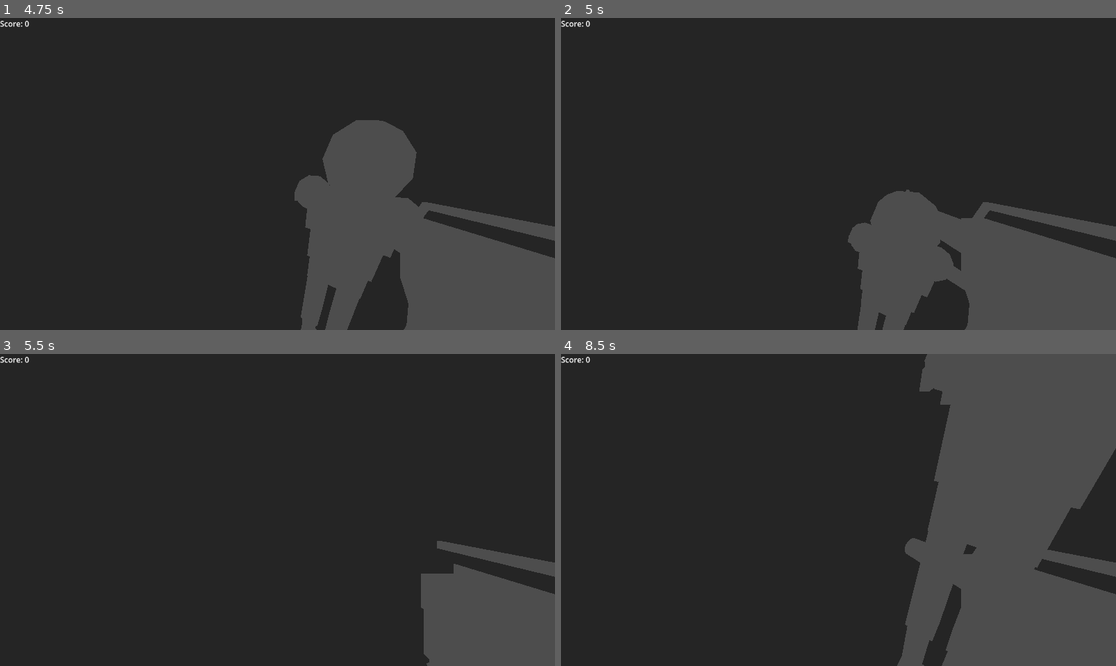
Above: before the commit, frames 1-4 (two rows, left to right).
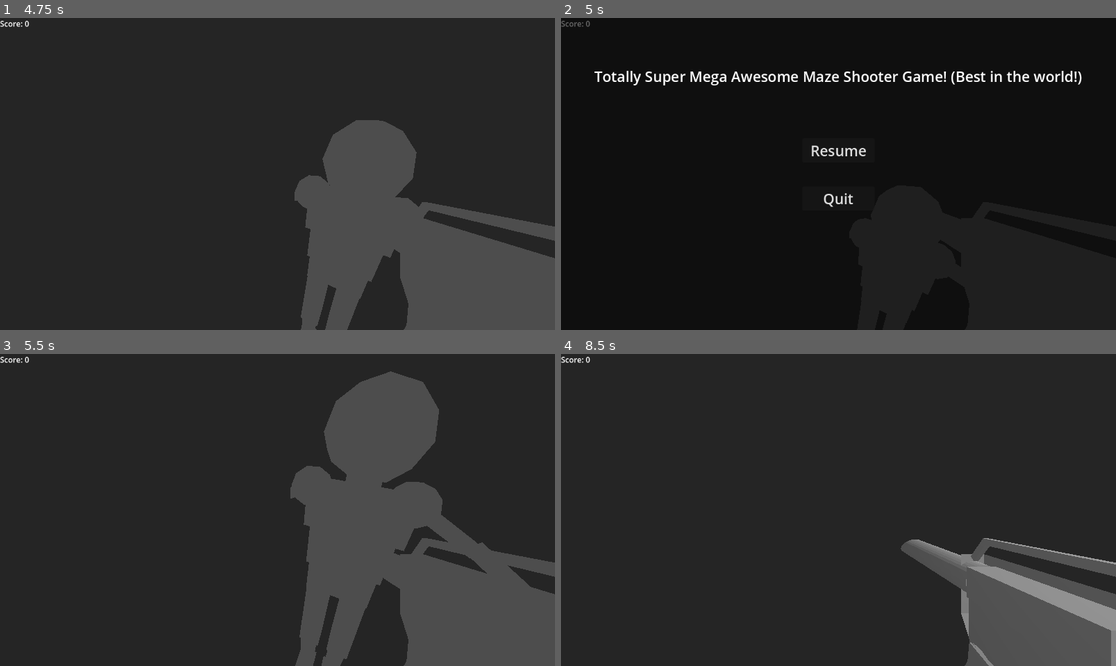
Above: after the commit, the same moments.

Repository: PrestonBrown1/3D-Game
Game: Godot game, scene res://UI/main_menu.tscn
The game is run twice, just before and just after one commit, with the same random seed, the same clock (stepped at 60 frames per second) and the same inputs.
Inputs (mouse positions are in pixels of both pictures, inside the frame that each line leads up to):
- Up to frame 1 (4.75 s): click "Play" at 0.5 s; move the mouse to (305, 174) at 1.27 s; hold W (Forward) from 1.28 s (still down); click (305, 174) at 1.35 s; tap Space (Jump) at 1.52, 2.27, 3.5, 3.77, 4.52 s; move the mouse to (249, 174) at 2.02 s; click (249, 174) at 2.1 s; tap Enter at 2.75 s; move the mouse to (288, 167) at 2.77 s; click (288, 167) at 2.85 s; move the mouse to (271, 180) at 3.52 s; click (271, 180) at 3.6 s; move the mouse to (316, 177) at 4.27 s; click (316, 177) at 4.35 s
- Up to frame 2 (5 s): keep holding W (Forward); tap Escape (Menu) at 4.9 s
- Up to frame 3 (5.5 s): release W (Forward) at 5 s; click (277, 485) at 5 s, where only the run after the commit has a clickable "Resume"
- Up to frame 4 (8.5 s): move the mouse to (794, 506) at 5.77 s; hold W (Forward) 5.78-7.28 s; click (794, 506) at 5.85 s; tap Space (Jump) at 6.02, 7.52, 8.27 s; move the mouse to (844, 510) at 6.52 s; click (844, 510) at 6.6 s; tap Enter at 7.25 s; move the mouse to (816, 503) at 7.27 s; hold D (Right) 7.28-8.03 s; click (816, 503) at 7.35 s; move the mouse to (866, 510) at 8.02 s; hold W (Forward) from 8.03 s (still down); click (866, 510) at 8.1 s

Frame 1 is identical in both runs. In frame 2, 17% of the frame differs, in the area x 0-100%, y 0-100%; in frame 3, 17%; in frame 4, 23%, in the area x 60-100%, y 0-100%.

Commit message:
Adding Pause Menu

Diff:
--- a/Player/player.gd
+++ b/Player/player.gd
@@ -18,13 +18,14 @@
 
 func _unhandled_input(event):
 	# if the mouse has moved
-	if event is InputEventMouseMotion:
-		# up-down motion, applied to the $Pivot
-		$Camera3D.rotate_x(-event.relative.y * MOUSE_SENSITIVITY)
-		# make sure we can't look inside ourselves :)
-		$Camera3D.rotation.x = clamp($Camera3D.rotation.x, -MOUSE_RANGE, MOUSE_RANGE)
-		# left-right motion, applied to the Player
-		rotate_y(-event.relative.x * MOUSE_SENSITIVITY)
+	if get_tree().paused == false:
+		if event is InputEventMouseMotion:
+			# up-down motion, applied to the $Pivot
+			$Camera3D.rotate_x(-event.relative.y * MOUSE_SENSITIVITY)
+			# make sure we can't look inside ourselves :)
+			$Camera3D.rotation.x = clamp($Camera3D.rotation.x, -MOUSE_RANGE, MOUSE_RANGE)
+			# left-right motion, applied to the Player
+			rotate_y(-event.relative.x * MOUSE_SENSITIVITY)
 
 func _physics_process(delta):
 	# Add the gravity.
@@ -55,6 +56,13 @@
 		newBullet.global_position = $Camera3D/BulletPos.global_position
 		projectiles.add_child(newBullet)
 
+	#Handling Pausing
+	if Input.is_action_just_pressed("Menu"):
+		get_tree().paused = true
+		var pauseMenu = get_node("/root/Game/Pause Menu")
+		pauseMenu.show()
+		Input.mouse_mode = Input.MOUSE_MODE_VISIBLE
+
 func damage(d):
 	health -= d
 	if health <= 0:
--- /dev/null
+++ b/UI/Pause Menu.gd
@@ -0,0 +1,14 @@
+extends Control
+
+
+func _ready():
+	hide()
+
+func _on_resume_pressed():
+	get_tree().paused = false
+	hide()
+	Input.mouse_mode = Input.MOUSE_MODE_CAPTURED
+
+
+func _on_quit_pressed():
+	get_tree().quit()
--- /dev/null
+++ b/UI/pause_menu.tscn
@@ -0,0 +1,74 @@
+[gd_scene load_steps=2 format=3 uid="uid://dy2654p2r8ayd"]
+
+[ext_resource type="Script" path="res://UI/Pause Menu.gd" id="1_50vi5"]
+
+[node name="Pause Menu" type="Control"]
+process_mode = 3
+layout_mode = 3
+anchors_preset = 15
+anchor_right = 1.0
+anchor_bottom = 1.0
+grow_horizontal = 2
+grow_vertical = 2
+script = ExtResource("1_50vi5")
+
+[node name="ColorRect" type="ColorRect" parent="."]
+layout_mode = 1
+anchors_preset = 15
+anchor_right = 1.0
+anchor_bottom = 1.0
+grow_horizontal = 2
+grow_vertical = 2
+color = Color(0, 0, 0, 0.588235)
+
+[node name="Label" type="Label" parent="."]
+layout_mode = 1
+anchors_preset = 8
+anchor_left = 0.5
+anchor_top = 0.5
+anchor_right = 0.5
+anchor_bottom = 0.5
+offset_left = -507.0
+offset_top = -224.0
+offset_right = 507.0
+offset_bottom = -179.0
+grow_horizontal = 2
+grow_vertical = 2
+theme_override_font_sizes/font_size = 30
+text = "Totally Super Mega Awesome Maze Shooter Game! (Best in the world!)"
+
+[node name="Resume" type="Button" parent="."]
+layout_mode = 1
+anchors_preset = 8
+anchor_left = 0.5
+anchor_top = 0.5
+anchor_right = 0.5
+anchor_bottom = 0.5
+offset_left = -75.0
+offset_top = -74.0
+offset_right = 75.0
+offset_bottom = -24.0
+grow_horizontal = 2
+grow_vertical = 2
+theme_override_font_sizes/font_size = 30
+text = "Resume
+"
+
+[node name="Quit" type="Button" parent="."]
+layout_mode = 1
+anchors_preset = 8
+anchor_left = 0.5
+anchor_top = 0.5
+anchor_right = 0.5
+anchor_bottom = 0.5
+offset_left = -75.0
+offset_top = 26.0
+offset_right = 75.0
+offset_bottom = 76.0
+grow_horizontal = 2
+grow_vertical = 2
+theme_override_font_sizes/font_size = 30
+text = "Quit"
+
+[connection signal="pressed" from="Resume" to="." method="_on_resume_pressed"]
+[connection signal="pressed" from="Quit" to="." method="_on_quit_pressed"]
--- a/game.tscn
+++ b/game.tscn
@@ -1,8 +1,9 @@
-[gd_scene load_steps=5 format=3 uid="uid://bk0sd41d7jjch"]
+[gd_scene load_steps=6 format=3 uid="uid://bk0sd41d7jjch"]
 
 [ext_resource type="PackedScene" uid="uid://bbjroveyyxi1a" path="res://Player/player.tscn" id="1_efxd8"]
 [ext_resource type="PackedScene" uid="uid://cmeqt2d1lnsl5" path="res://Levels/level_1.tscn" id="2_jwf7o"]
 [ext_resource type="PackedScene" uid="uid://2fjf4devggx2" path="res://UI/hud.tscn" id="3_62wf8"]
+[ext_resource type="PackedScene" uid="uid://dy2654p2r8ayd" path="res://UI/pause_menu.tscn" id="4_cqg2b"]
 
 [sub_resource type="Environment" id="Environment_pdvut"]
 
@@ -21,3 +22,5 @@
 [node name="Level1" parent="LevelContainer" instance=ExtResource("2_jwf7o")]
 
 [node name="Projectiles" type="Node3D" parent="."]
+
+[node name="Pause Menu" parent="." instance=ExtResource("4_cqg2b")]
